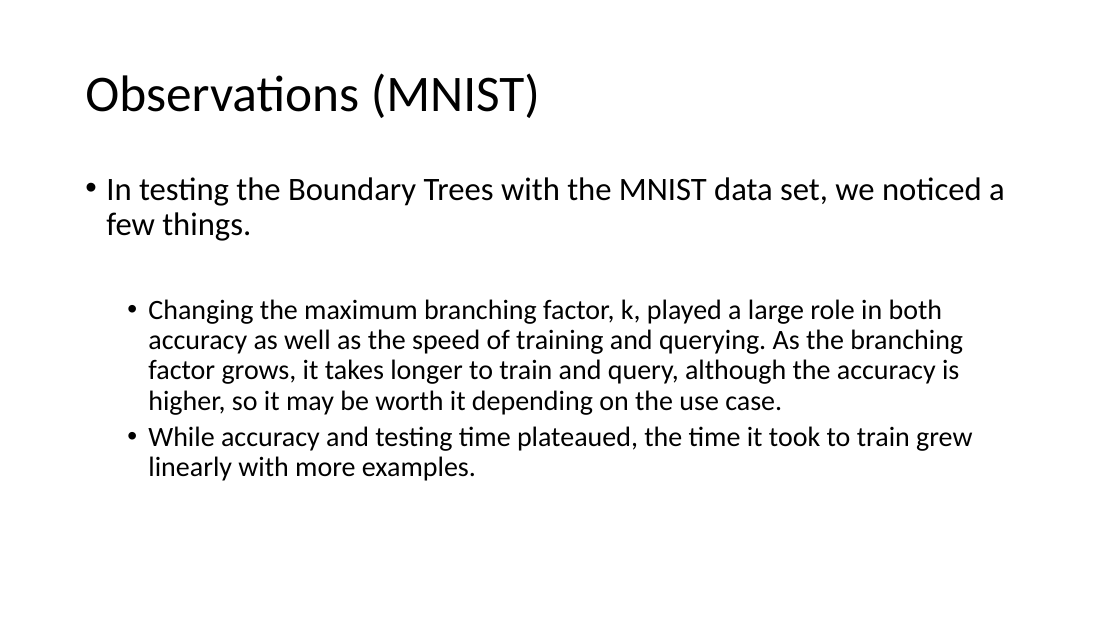
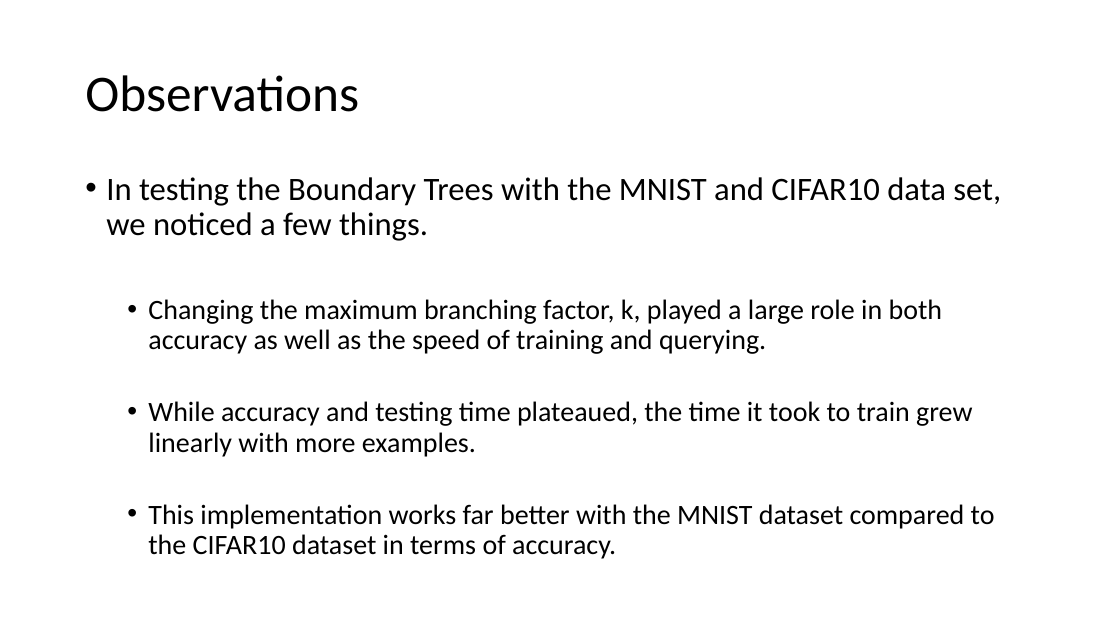
Before and after one commit to jayricco/AIFinalProject, a slide deck: slide 3 of Project/aipresentation.pptx. Drawn at 1120x630 pixels with LibreOffice and Linux fonts; fonts in the diff are those of the drawing. Boxes give left, top, right and bottom in pixels: in the first picture for what was removed or moved away, otherwise in the second. Text is boxed around its words. In the diff, an @@ line names an element or a change of style, - is before the commit and + after.

```diff
--- a/Project/aipresentation.pptx
+++ b/Project/aipresentation.pptx
@@ title at (x1=85, y1=75, x2=359, y2=112): text changed @@
-Observations (MNIST)
+Observations
@@ text at (x1=106, y1=177, x2=1001, y2=354): text changed @@
-• In testing the Boundary Trees with the MNIST data set, we noticed a few things.
-  • Changing the maximum branching factor, k, played a large role in both accuracy as well as the speed of training and querying. As the branching factor grows, it takes longer to train and query, although the accuracy is higher, so it may be worth it depending on the use case.
+• In testing the Boundary Trees with the MNIST and CIFAR10 data set, we noticed a few things.
+  • Changing the maximum branching factor, k, played a large role in both accuracy as well as the speed of training and querying.
@@ text at (x1=148, y1=504, x2=995, y2=559): paragraph added @@
+  • This implementation works far better with the MNIST dataset compared to the CIFAR10 dataset in terms of accuracy.
```
Also in this commit, not shown: 6 other slides changed, 1 slide added, 4 other files.
